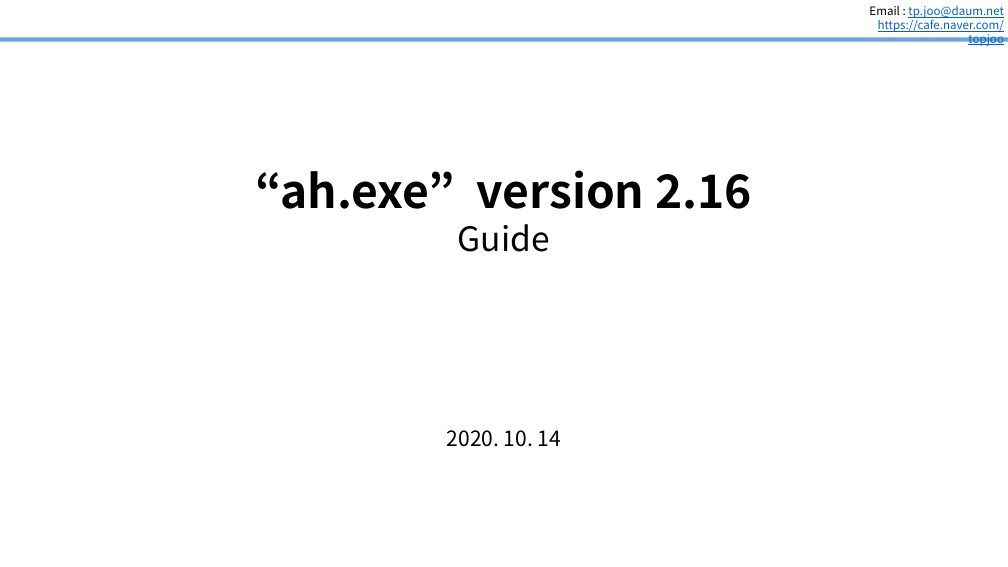
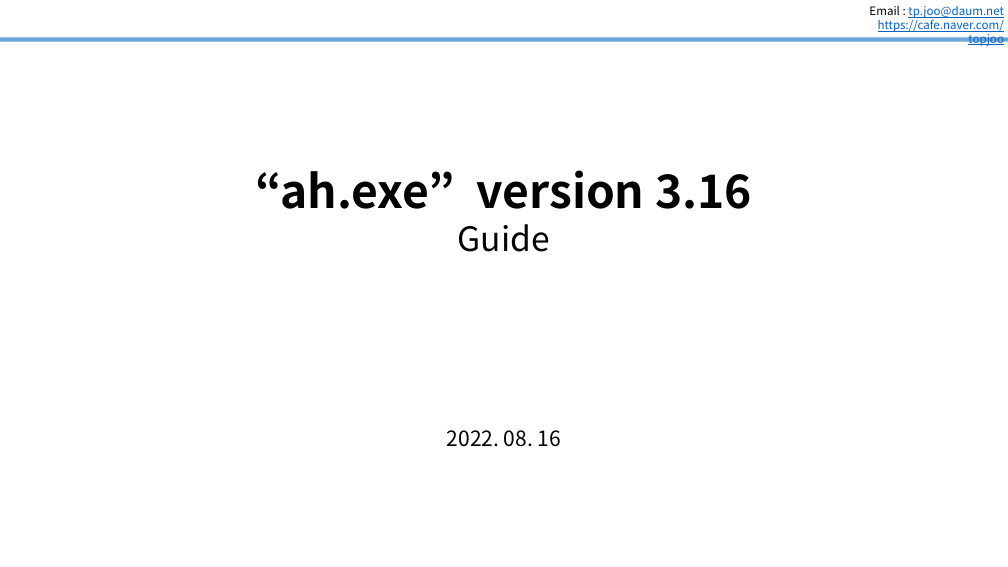
Before and after one commit to topjoo/attachHdr, a slide deck: slide 1 of ah_Guide.pptx. Drawn at 1008x567 pixels with LibreOffice and Linux fonts; fonts in the diff are those of the drawing. Boxes give left, top, right and bottom in pixels: in the first picture for what was removed or moved away, otherwise in the second. Text is boxed around its words. In the diff, an @@ line names an element or a change of style, - is before the commit and + after.

```diff
--- a/ah_Guide.pptx
+++ b/ah_Guide.pptx
@@ text at <box>256,170,752,209</box>: text changed @@
-“ah.exe” version 2.16
+“ah.exe” version 3.16
@@ text at <box>447,430,561,447</box>: text changed @@
-2020. 10. 14
+2022. 08. 16
```
Also in this commit, not shown: 1 other file.
